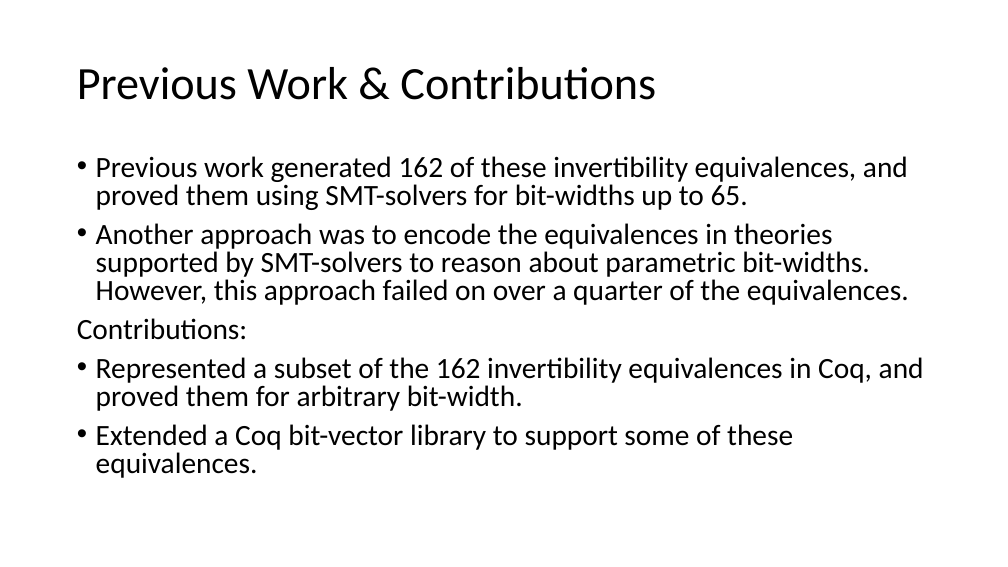
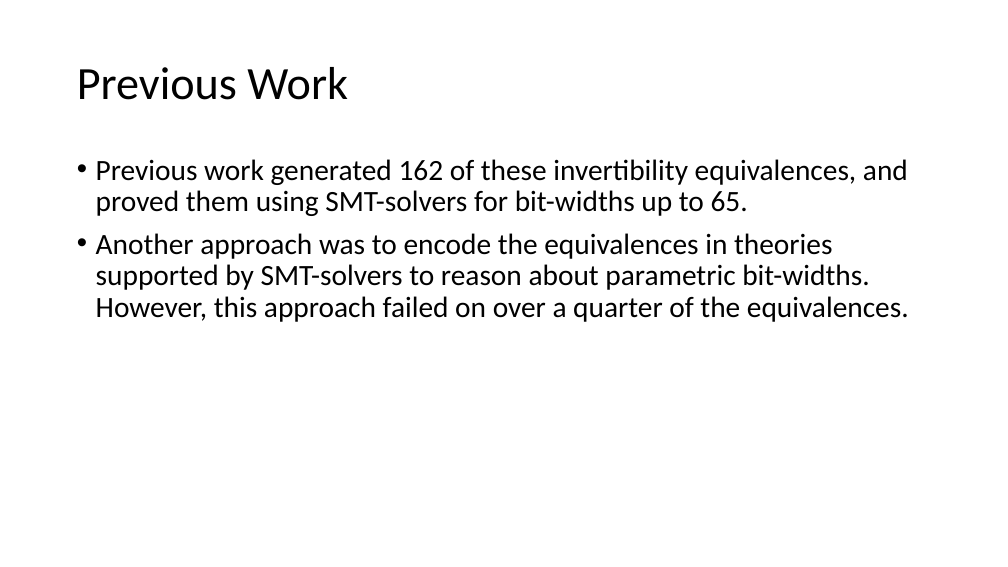
Before and after one commit to arjunvish/pxtp2019presentation, a slide deck: slide 6 of Presentation.pptx. Drawn at 1008x567 pixels with LibreOffice and Linux fonts; fonts in the diff are those of the drawing. Boxes give left, top, right and bottom in pixels: in the first picture for what was removed or moved away, otherwise in the second. Text is boxed around its words. In the diff, an @@ line names an element or a change of style, - is before the commit and + after.

```diff
--- a/Presentation.pptx
+++ b/Presentation.pptx
@@ title at (x1=77, y1=67, x2=348, y2=100): text changed @@
-Previous Work & Contributions
+Previous Work
@@ text "Previous work generated 162 of ..." at (x1=96, y1=159, x2=909, y2=322): line spacing 0.8 to 0.9 @@
@@ text at (x1=77, y1=318, x2=924, y2=478): paragraphs removed @@
-Contributions:
-• Represented a subset of the 162 invertibility equivalences in Coq, and proved them for arbitrary bit-width.
-• Extended a Coq bit-vector library to support some of these equivalences.
```
Also in this commit, not shown: 5 other slides changed, 3 slides added, 1 slide removed.
